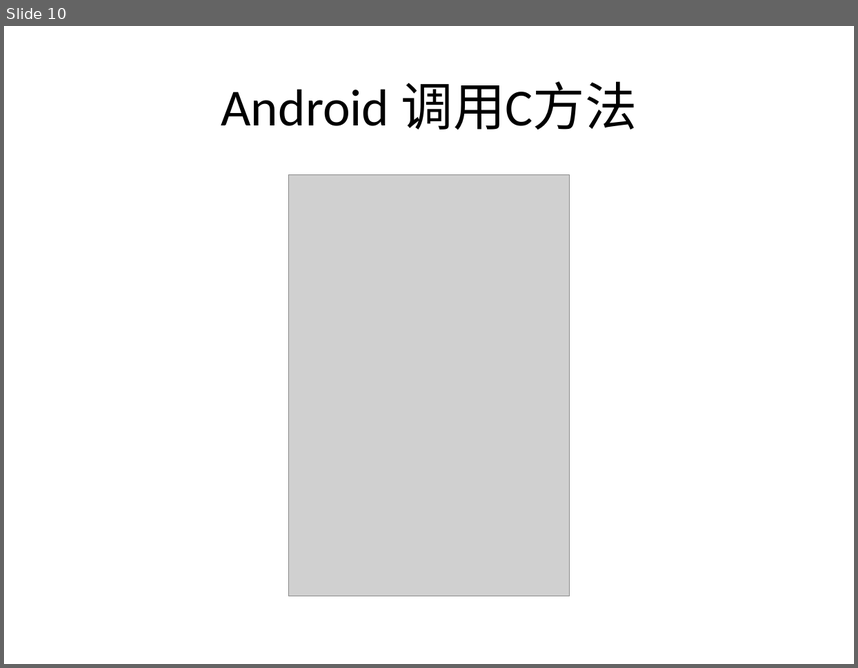
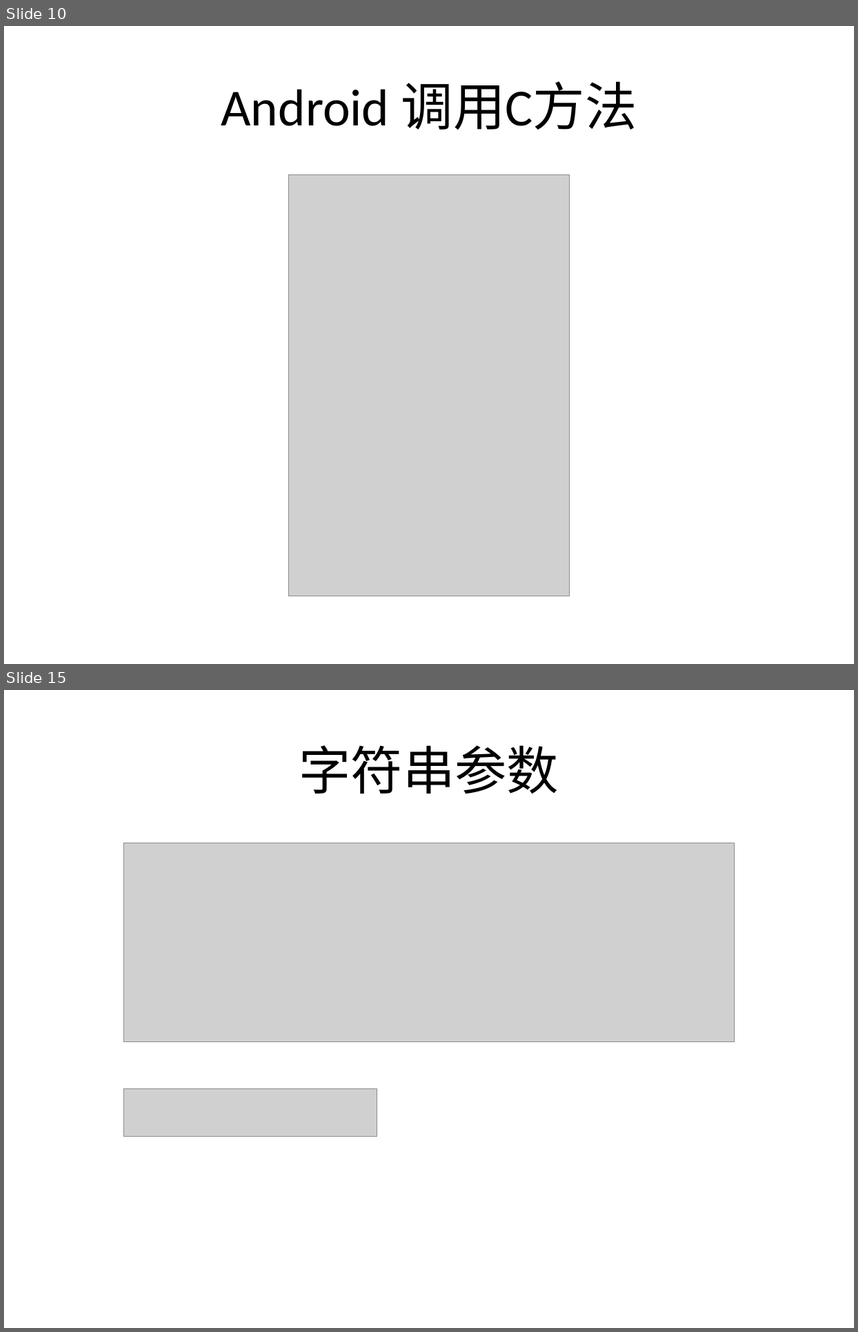
Before and after one commit to lovehzh/JNI-Study, a slide deck: JNI技术.pptx. Shown one above the other, each under a label of ours: slide 10 before the commit, slides 10 and 15 after it; the slides between them are not shown. The pictures are 858x668 and 858x1332 pixels, drawn with LibreOffice and Linux fonts; fonts in the diff are those of the drawing; grey boxes stand for pictures; background and template pictures are left out. Boxes give left, top, right and bottom in pixels: in the first picture for what was removed or moved away, otherwise in the second. Text is boxed around its words. In the diff, an @@ line names an element or a change of style, - is before the commit and + after.

```diff
--- a/JNI技术.pptx
+++ b/JNI技术.pptx
@@ slide 15 added at bbox=[4, 690, 854, 1328], background picture (left out) @@
@@ title added at bbox=[299, 745, 559, 793], 44 pt, text #000000 @@
+字符串参数
@@ picture added at bbox=[124, 843, 734, 1042] @@
@@ picture added at bbox=[124, 1089, 377, 1136] @@
```
Also in this commit, not shown: 9 other slides added.
